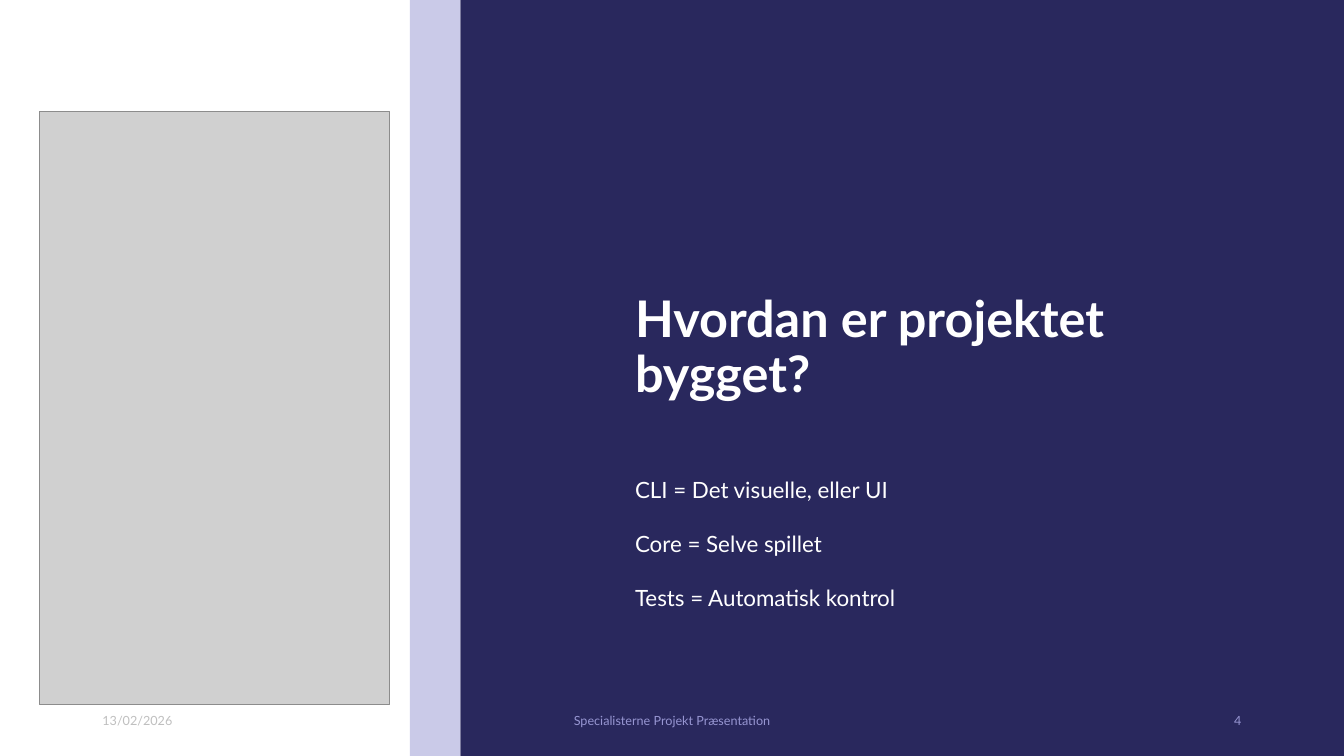
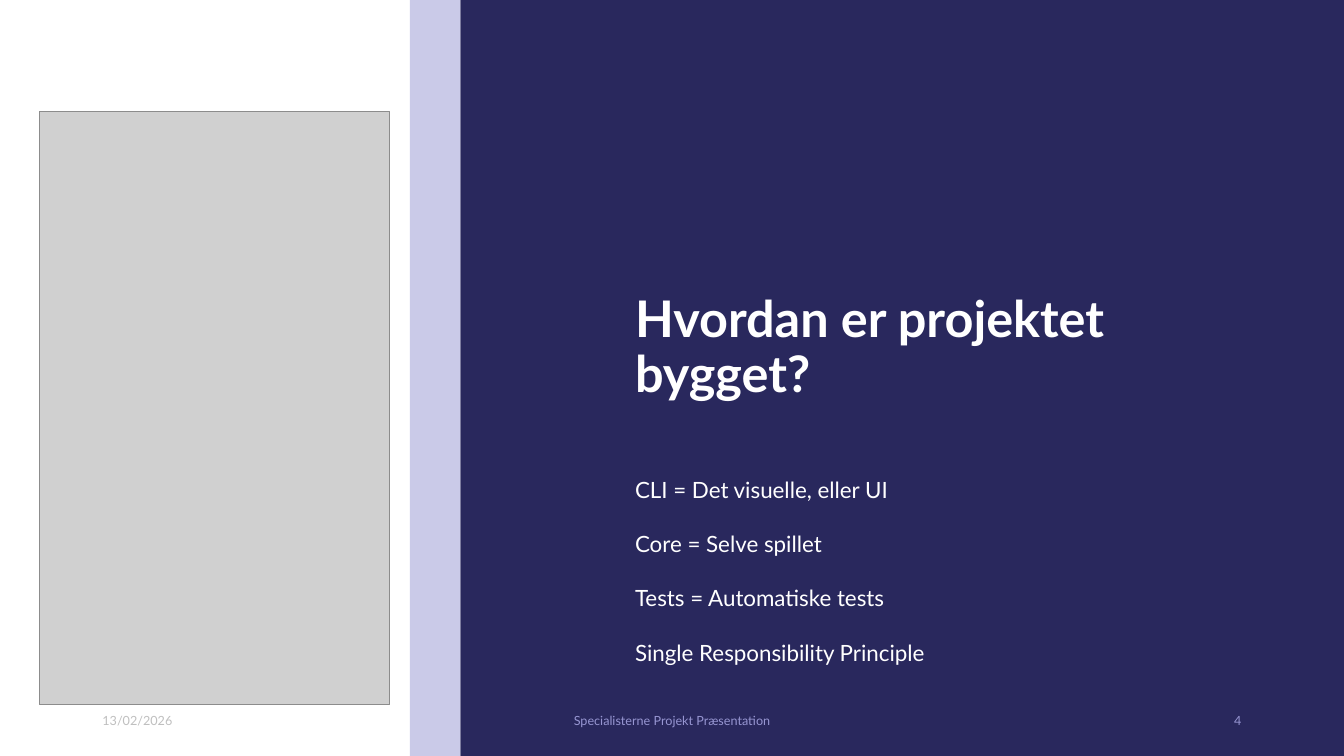
Before and after one commit to Stefan-Tumurug/Blackjack, a slide deck: slide 4 of Documentation (Danish)/Blackjack i C#.pptx. Drawn at 1344x756 pixels with LibreOffice and Linux fonts; fonts in the diff are those of the drawing; grey boxes stand for pictures. Boxes give left, top, right and bottom in pixels: in the first picture for what was removed or moved away, otherwise in the second. Text is boxed around its words. In the diff, an @@ line names an element or a change of style, - is before the commit and + after.

```diff
--- a/Documentation (Danish)/Blackjack i C#.pptx
+++ b/Documentation (Danish)/Blackjack i C#.pptx
@@ text at [635,589,925,665]: text changed @@
-Tests = Automatisk kontrol
+Tests = Automatiske tests
+Single Responsibility Principle
```
Also in this commit, not shown: 2 other slides changed, 1 slide added.
